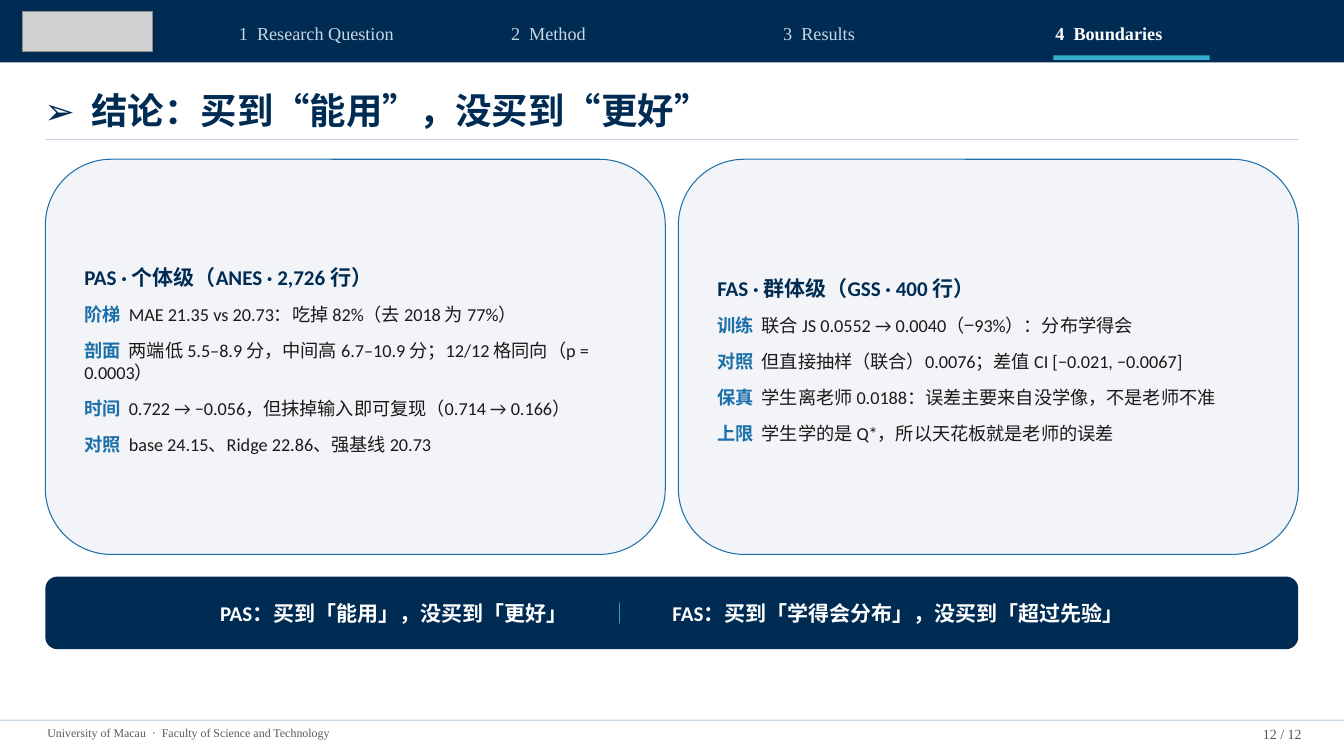
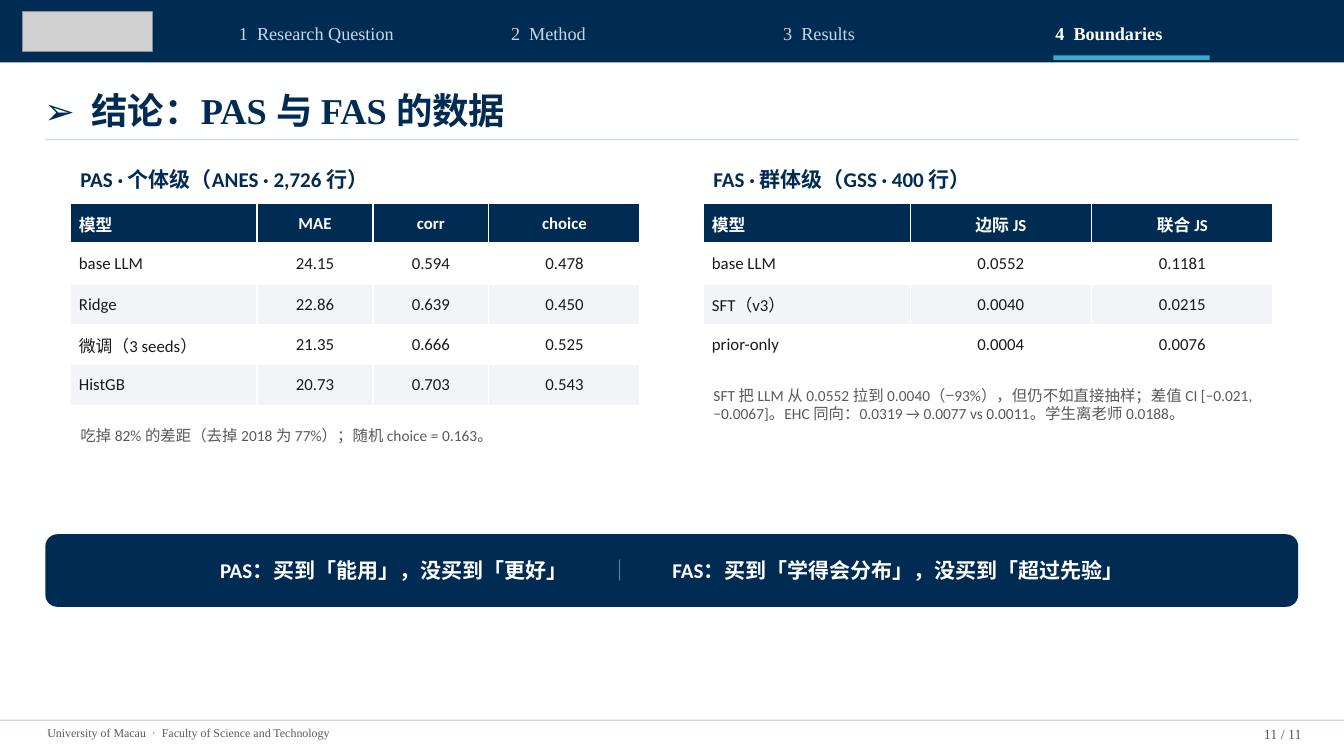
Before and after one commit to gyro-zpl/fas_pro, a slide deck: slide 11 of docs/04_论文稿件/导师阶段汇报_UMAC_2026-11-23.pptx (slide 12 before the commit). Drawn at 1344x756 pixels with LibreOffice and Linux fonts; fonts in the diff are those of the drawing; grey boxes stand for pictures. Boxes give left, top, right and bottom in pixels: in the first picture for what was removed or moved away, otherwise in the second. Text is boxed around its words. In the diff, an @@ line names an element or a change of style, - is before the commit and + after.

```diff
--- a/docs/04_论文稿件/导师阶段汇报_UMAC_2026-11-23.pptx
+++ b/docs/04_论文稿件/导师阶段汇报_UMAC_2026-11-23.pptx
@@ text at bbox=[91, 93, 505, 128]: text changed @@
-➢ 结论：买到“能用”，没买到“更好”
+➢ 结论：PAS 与 FAS 的数据
@@ rounded rectangle removed at bbox=[45, 159, 665, 555] @@
-PAS · 个体级（ANES · 2,726 行）
-阶梯 MAE 21.35 vs 20.73：吃掉 82%（去 2018 为 77%）
-剖面 两端低 5.5–8.9 分，中间高 6.7–10.9 分；12/12 格同向（p = 0.0003）
-时间 0.722 → −0.056，但抹掉输入即可复现（0.714 → 0.166）
-对照 base 24.15、Ridge 22.86、强基线 20.73
@@ text added at bbox=[80, 169, 368, 190], 15 pt, text #002C54, bold @@
+PAS · 个体级（ANES · 2,726 行）
@@ rounded rectangle removed at bbox=[679, 159, 1299, 555] @@
-FAS · 群体级（GSS · 400 行）
-训练 联合 JS 0.0552 → 0.0040（−93%）：分布学得会
-对照 但直接抽样（联合）0.0076；差值 CI [−0.021, −0.0067]
-保真 学生离老师 0.0188：误差主要来自没学像，不是老师不准
-上限 学生学的是 Q*，所以天花板就是老师的误差
@@ text added at bbox=[713, 169, 971, 189], 15 pt, text #002C54, bold @@
+FAS · 群体级（GSS · 400 行）
@@ table added at bbox=[71, 204, 640, 405], 5 rows, 4 columns @@
+模型 | MAE | corr | choice
+base LLM | 24.15 | 0.594 | 0.478
+Ridge | 22.86 | 0.639 | 0.450
+微调（3 seeds） | 21.35 | 0.666 | 0.525
+HistGB | 20.73 | 0.703 | 0.543
@@ table added at bbox=[704, 204, 1273, 365], 4 rows, 3 columns @@
+模型 | 边际 JS | 联合 JS
+base LLM | 0.0552 | 0.1181
+SFT（v3） | 0.0040 | 0.0215
+prior-only | 0.0004 | 0.0076
@@ text added at bbox=[713, 388, 1252, 421], 11 pt, text #595959 @@
+SFT 把 LLM 从 0.0552 拉到 0.0040（−93%），但仍不如直接抽样；差值 CI [−0.021, −0.0067]。EHC 同向：0.0319 → 0.0077 vs 0.0011。学生离老师 0.0188。
@@ text added at bbox=[80, 428, 493, 443], 11 pt, text #595959 @@
+吃掉 82% 的差距（去掉 2018 为 77%）；随机 choice = 0.163。
@@ rounded rectangle "PAS：买到「能用」，没买到「更好」 ｜ FAS：买到「学得会分布」，没买到「超过先验」": place and size @@
-rounded rectangle "PAS：买到「能用」，没买到「更好」 ｜ FAS：买到「学得会分布」，没买到「超过先验」" at bbox=[45, 577, 1299, 649]
+rounded rectangle "PAS：买到「能用」，没买到「更好」 ｜ FAS：买到「学得会分布」，没买到「超过先验」" at bbox=[45, 534, 1299, 607]
@@ text at bbox=[1264, 730, 1301, 739]: text changed @@
-12 / 12
+11 / 11
```
Also in this commit, not shown: 10 other slides changed, 1 slide removed.
